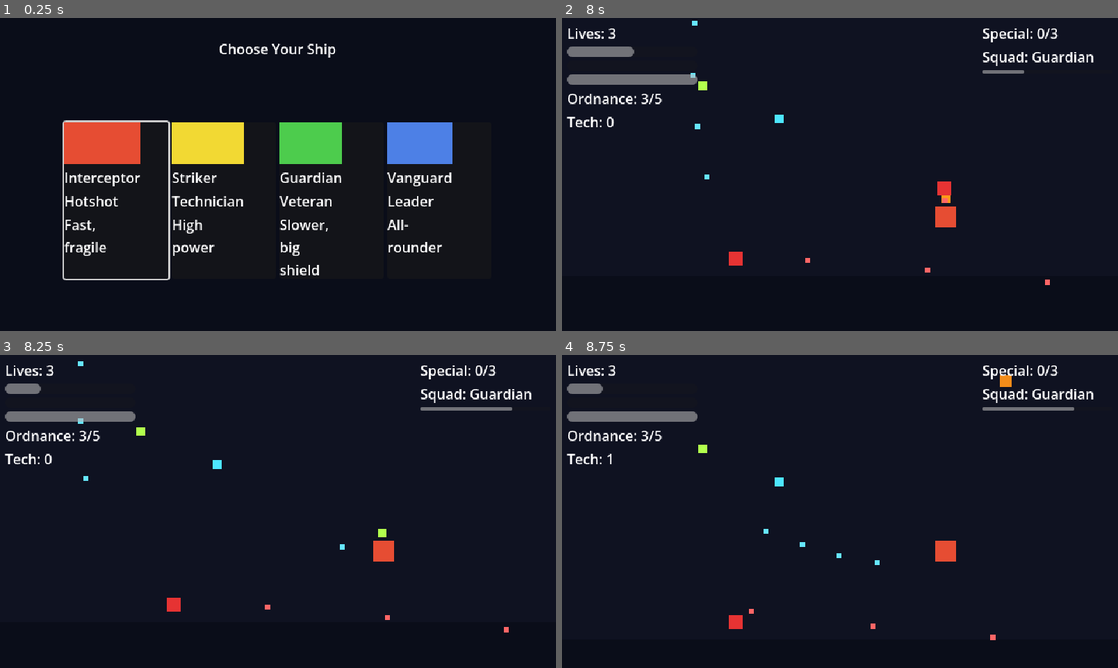
Above: before the commit, frames 1-4 (two rows, left to right).
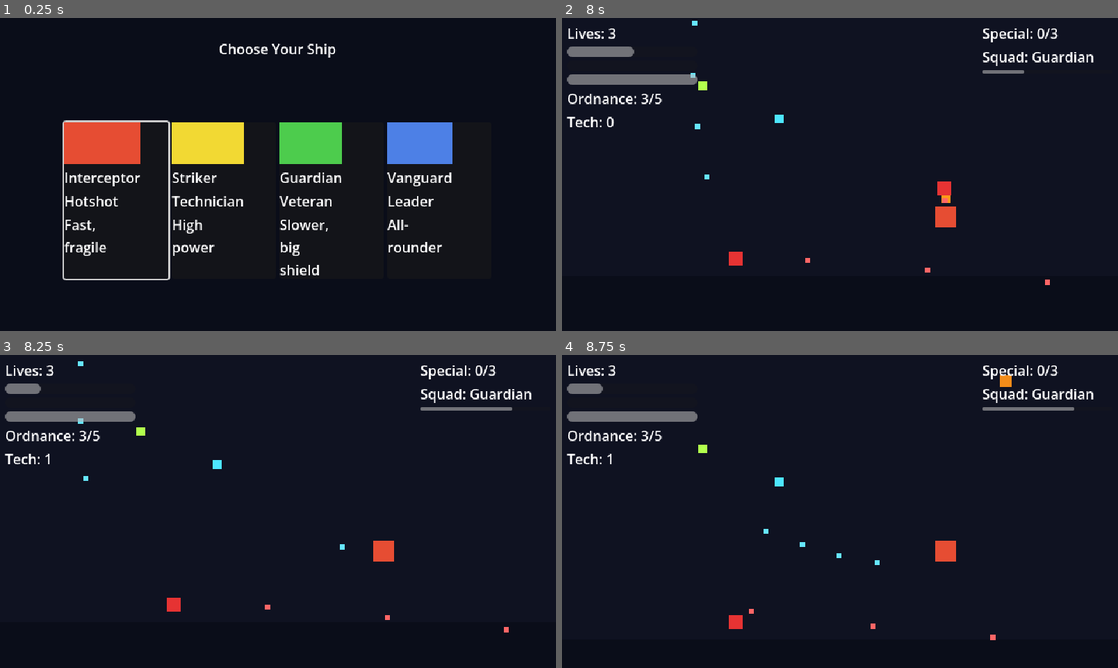
Above: after the commit, the same moments.

Repository: Funfetsunk/terra-intercept
Game: Godot game, scene res://scenes/menus/ship_select.tscn
Two runs of this game, one before a commit and one after it. Both use one fixed random seed, a clock stepped at 60 frames per second and the inputs below.
Inputs (mouse positions are in pixels of both pictures, inside the frame that each line leads up to):
- Up to frame 1 (0.25 s): no input
- Up to frame 2 (8 s): click (678, 199) at 0.5 s; tap Enter (ui_accept) at 1.25, 1.52, 4.52, 7.52 s; move the mouse to (962, 158) at 1.27 s; hold D (p1_move_right) 1.28-2 s; click (962, 158) at 1.35 s; drag from (728, 190) to (945, 277) at 2.02 s; move the mouse to (895, 105) at 2.77 s; hold D (p1_move_right) 2.78-3.5 s; hold Space (p1_ordnance) 2.78-3.5 s; drag from (812, 237) to (734, 102) at 3.52 s; move the mouse to (1006, 221) at 4.27 s; hold A (p1_move_left) 4.28-5 s; tap E (p1_squad_next) at 4.35 s; drag from (673, 127) to (756, 96) at 5.02 s; move the mouse to (867, 174) at 5.77 s; hold S (p1_move_down) 5.78-6.5 s; click (867, 174) at 5.85 s; drag from (756, 96) to (728, 190) at 6.52 s; move the mouse to (962, 158) at 7.27 s; hold W (p1_move_up) from 7.28 s (still down); hold Space (p1_ordnance) from 7.28 s (still down)
- Up to frame 3 (8.25 s): release W (p1_move_up) at 8 s; release Space (p1_ordnance) at 8 s; drag from (166, 527) to (250, 574) at 8.02 s
- Up to frame 4 (8.75 s): no input

Frames 1-2 are identical in both runs. In frame 3, less than 0.1% of the frame differs, in the area x 8-70%, y 31-59%; in frame 4, nothing differs.

Commit message:
Add magnet pull to pickups and alien tech drops
Both now accelerate toward the player once within magnet_radius (40px,
tunable) instead of requiring a perfect hitbox overlap, per playtest
feedback -- easier to scoop them up without breaking off pursuit for
a pixel-perfect pass. Pure drift continues outside that radius.

Also added a _collected guard while testing: calling _physics_process
again before a deferred queue_free() resolves let a pickup apply its
effect more than once. Not reachable at a normal 60fps tick rate, but
cheap to close off.

Co-Authored-By: Claude Sonnet 5 <noreply@anthropic.com>
Claude-Session: https://claude.ai/code/session_01Nh3aPMJzmkSArqwMqRdZHh

Diff:
--- a/scenes/pickups/alien_tech_drop.gd
+++ b/scenes/pickups/alien_tech_drop.gd
@@ -5,20 +5,27 @@
 @export var drift_speed: float = 40.0
 @export var pickup_radius: float = 10.0
 @export var despawn_y: float = 400.0
+@export var magnet_radius: float = 40.0
+@export var magnet_speed: float = 220.0
 
 var _bullets: Node = null
+var _collected: bool = false
 
 func _ready() -> void:
 	_bullets = get_node("/root/BulletManager")
 
 func _physics_process(delta: float) -> void:
-	global_position.y += drift_speed * delta
+	if _collected:
+		return
+	var player: Node2D = _bullets.get_registered_player()
+	if player != null and global_position.distance_to(player.global_position) <= magnet_radius:
+		global_position = global_position.move_toward(player.global_position, magnet_speed * delta)
+	else:
+		global_position.y += drift_speed * delta
 	if global_position.y > despawn_y:
 		queue_free()
 		return
-	var player: Node2D = _bullets.get_registered_player()
-	if player == null:
-		return
-	if global_position.distance_to(player.global_position) <= pickup_radius:
+	if player != null and global_position.distance_to(player.global_position) <= pickup_radius:
+		_collected = true
 		get_node("/root/GameState").collect_tech(amount)
 		queue_free()
--- a/scenes/pickups/pickup.gd
+++ b/scenes/pickups/pickup.gd
@@ -3,22 +3,29 @@
 
 @export var data: PickupData
 @export var despawn_y: float = 400.0
+@export var magnet_radius: float = 40.0
+@export var magnet_speed: float = 220.0
 
 var _bullets: Node = null
+var _collected: bool = false
 
 func _ready() -> void:
 	_bullets = get_node("/root/BulletManager")
 	$Sprite.color = data.pickup_color
 
 func _physics_process(delta: float) -> void:
-	global_position.y += data.drift_speed * delta
+	if _collected:
+		return
+	var player: Node2D = _bullets.get_registered_player()
+	if player != null and global_position.distance_to(player.global_position) <= magnet_radius:
+		global_position = global_position.move_toward(player.global_position, magnet_speed * delta)
+	else:
+		global_position.y += data.drift_speed * delta
 	if global_position.y > despawn_y:
 		queue_free()
 		return
-	var player: Node2D = _bullets.get_registered_player()
-	if player == null:
-		return
-	if global_position.distance_to(player.global_position) <= data.pickup_radius:
+	if player != null and global_position.distance_to(player.global_position) <= data.pickup_radius:
+		_collected = true
 		_apply(player)
 		queue_free()
 
